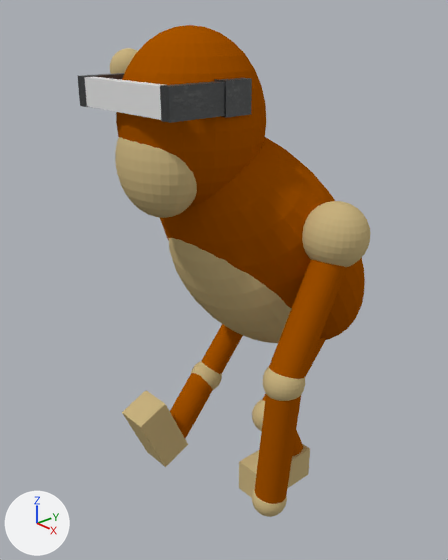
The Blender file Assets/monkkee_body.blend as it was, and as the next commit left it.
Rendered twice from a 50 mm lens placed at (3.69, -3.9, 2.92), pointed at (-0.05, -0.56, 0.83). Every picture has the same lights, and +X, +Y and +Z are marked at lower left.
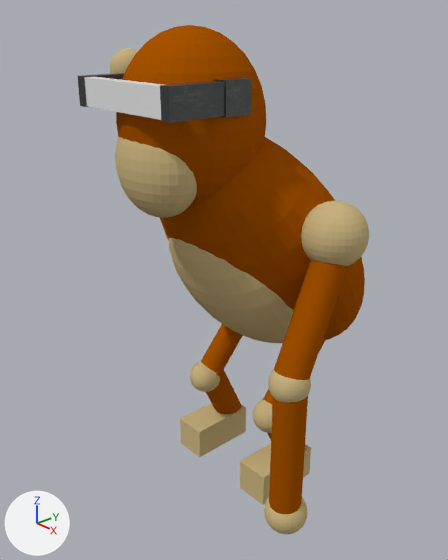
Boxes (x1, y1, x2, y2) around the edits, measured in the pictures (448 x 560 px):
'Lower arm', moved, turned: before (255, 394, 302, 504); after (269, 396, 308, 515)
'Cube', moved, turned: before (122, 390, 188, 467); after (180, 403, 246, 457)
'Left Arm', moved, turned: before (269, 259, 348, 379); after (274, 260, 348, 380)
'Shoulder', moved: before (302, 201, 370, 267); after (301, 201, 369, 266)
'Cylinder.001', moved, turned: before (170, 373, 213, 439); after (206, 370, 241, 414)
'Cube.001', moved: before (239, 444, 310, 498); after (240, 443, 311, 505)
'Sphere.001', moved, rescaled (22% wider, 27% taller): before (252, 488, 287, 517); after (264, 497, 307, 534)
'Sphere', moved: before (263, 367, 305, 401); after (268, 369, 311, 403)
'Cylinder', moved: before (202, 324, 243, 374); after (201, 324, 243, 373)
'Sphere.002', moved: before (191, 361, 222, 390); after (190, 361, 220, 392)
'Sphere.003', moved: before (252, 399, 265, 431); after (253, 399, 273, 433)

Patch to the scene script:
```diff
--- a/Assets/monkkee_body.blend.py
+++ b/Assets/monkkee_body.blend.py
@@ ob_left_arm @@
 ob_left_arm = bpy.data.objects.new('Left Arm', me_cylinder_004)
-ob_left_arm.location = (0.996, -0.664, 0.863)
-ob_left_arm.rotation_euler = (-0.448, 0.0771, 0.0776)  # degrees (-26, 4.4, 4.4)
+ob_left_arm.location = (1.014, -0.653, 0.859)
+ob_left_arm.rotation_euler = (-0.425, 0.0, 0.0)  # degrees (-24, 0, 0)
 ob_left_arm.scale = (-0.137, -0.137, -0.499)
@@ ob_shoulder @@
 ob_shoulder = bpy.data.objects.new('Shoulder', me_sphere_006)
-ob_shoulder.location = (0.995, -0.393, 1.467)
+ob_shoulder.location = (0.988, -0.397, 1.47)
 ob_shoulder.rotation_euler = (-0.0238, 0.0771, 0.0776)  # degrees (-1.4, 4.4, 4.4)
@@ ob_sphere @@
 ob_sphere = bpy.data.objects.new('Sphere', me_sphere_007)
-ob_sphere.location = (0.98, -0.873, 0.41)
+ob_sphere.location = (1.017, -0.85, 0.4)
 ob_sphere.rotation_euler = (-0.0238, 0.0771, 0.0776)  # degrees (-1.4, 4.4, 4.4)
@@ ob_lower_arm @@
 ob_lower_arm = bpy.data.objects.new('Lower arm', me_cylinder_005)
-ob_lower_arm.location = (0.949, -0.889, -0.189)
-ob_lower_arm.rotation_euler = (0.0238, -0.0771, -3.064)  # degrees (1.4, -4.4, -176)
+ob_lower_arm.location = (1.032, -0.85, -0.199)
+ob_lower_arm.rotation_euler = (0.0, 0.0, 3.142)  # degrees (0, 0, 180)
 ob_lower_arm.scale = (-0.133, -0.133, -0.542)
@@ ob_sphere_001 @@
 ob_sphere_001 = bpy.data.objects.new('Sphere.001', me_sphere_004)
-ob_sphere_001.location = (0.908, -0.91, -0.729)
+ob_sphere_001.location = (1.028, -0.834, -0.834)
 ob_sphere_001.rotation_euler = (-0.0238, 0.0771, 0.0776)  # degrees (-1.4, 4.4, 4.4)
-ob_sphere_001.scale = (0.145, 0.145, 0.145)
+ob_sphere_001.scale = (0.179, 0.179, 0.179)
@@ ob_sphere_002 @@
 ob_sphere_002 = bpy.data.objects.new('Sphere.002', me_sphere_010)
-ob_sphere_002.location = (-0.41, -0.473, -0.333)
+ob_sphere_002.location = (-0.41, -0.482, -0.333)
 ob_sphere_002.rotation_euler = (0.00677, 0.0, 0.0)  # degrees (0.4, 0, 0)
@@ ob_sphere_003 @@
 ob_sphere_003 = bpy.data.objects.new('Sphere.003', me_sphere_011)
-ob_sphere_003.location = (0.481, -0.491, -0.332)
+ob_sphere_003.location = (0.481, -0.482, -0.333)
 ob_sphere_003.rotation_euler = (-0.00667, 0.0, 0.0)  # degrees (-0.4, 0, 0)
@@ ob_cylinder_001 @@
 ob_cylinder_001 = bpy.data.objects.new('Cylinder.001', me_cylinder_001)
-ob_cylinder_001.location = (-0.406, -0.708, -0.574)
-ob_cylinder_001.rotation_euler = (-0.72, 0.0, 0.0)  # degrees (-41, 0, 0)
+ob_cylinder_001.location = (-0.406, -0.303, -0.571)
+ob_cylinder_001.rotation_euler = (0.441, 0.0, 0.0)  # degrees (25, 0, 0)
 ob_cylinder_001.scale = (0.134, 0.134, 0.348)
@@ ob_cube @@
 ob_cube = bpy.data.objects.new('Cube', me_cube)
-ob_cube.location = (-0.414, -1.104, -0.663)
-ob_cube.rotation_euler = (-1.162, 0.0, 0.0)  # degrees (-67, 0, 0)
+ob_cube.location = (-0.414, -0.379, -0.97)
 ob_cube.scale = (0.153, 0.317, 0.153)
@@ ob_cube_001 @@
 ob_cube_001 = bpy.data.objects.new('Cube.001', me_cube_001)
-ob_cube_001.location = (0.48, -0.391, -0.97)
+ob_cube_001.location = (0.48, -0.379, -0.97)
 ob_cube_001.rotation_euler = (-0.00667, 0.0, 0.0)  # degrees (-0.4, 0, 0)
@@ ob_cylinder @@
 ob_cylinder = bpy.data.objects.new('Cylinder', me_cylinder_007)
-ob_cylinder.location = (-0.399, -0.181, 0.011)
+ob_cylinder.location = (-0.399, -0.187, 0.01)
 ob_cylinder.rotation_euler = (-0.715, 0.0, 0.0)  # degrees (-41, 0, 0)
```
